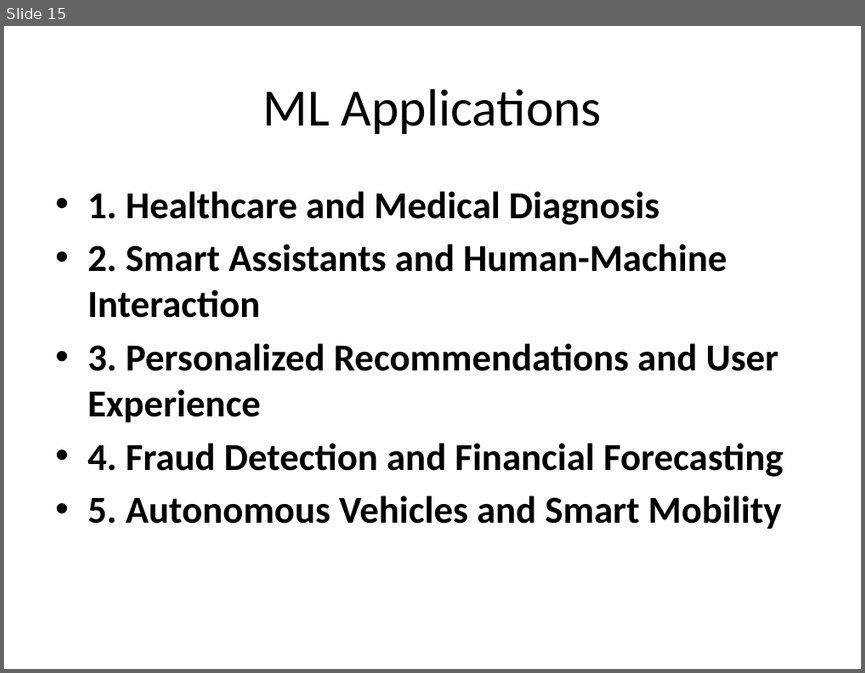
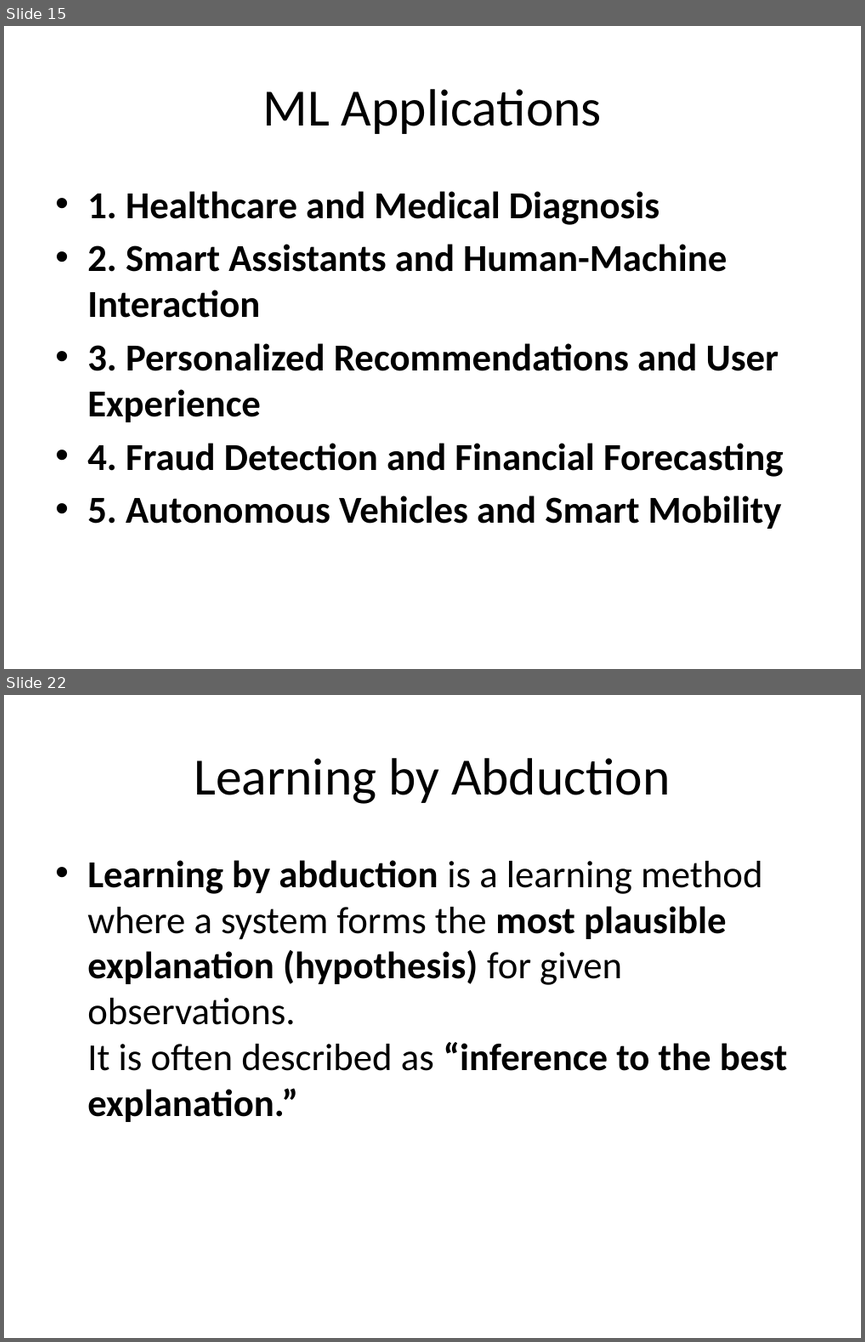
Before and after one commit to devipriyak/2025_VI_sem_CSE_B_LBRCE, a slide deck: Evolution of ML.pptx. Shown one above the other, each under a label of ours: slide 15 before the commit, slides 15 and 22 after it; the slides between them are not shown. The pictures are 865x673 and 865x1342 pixels, drawn with LibreOffice and Linux fonts; fonts in the diff are those of the drawing. Boxes give left, top, right and bottom in pixels: in the first picture for what was removed or moved away, otherwise in the second. Text is boxed around its words. In the diff, an @@ line names an element or a change of style, - is before the commit and + after.

```diff
--- a/Evolution of ML.pptx
+++ b/Evolution of ML.pptx
@@ slide 22 added at (x1=4, y1=695, x2=861, y2=1338), background #FFFFFF @@
@@ title added at (x1=194, y1=758, x2=670, y2=804), 44 pt, text #000000 @@
+Learning by Abduction
@@ text added at (x1=87, y1=860, x2=787, y2=1122), 32 pt, text #000000, bold @@
+• Learning by abduction is a learning method where a system forms the most plausible explanation (hypothesis) for given observations.
+  It is often described as “inference to the best explanation.”
```
Also in this commit, not shown: 15 other slides added.
